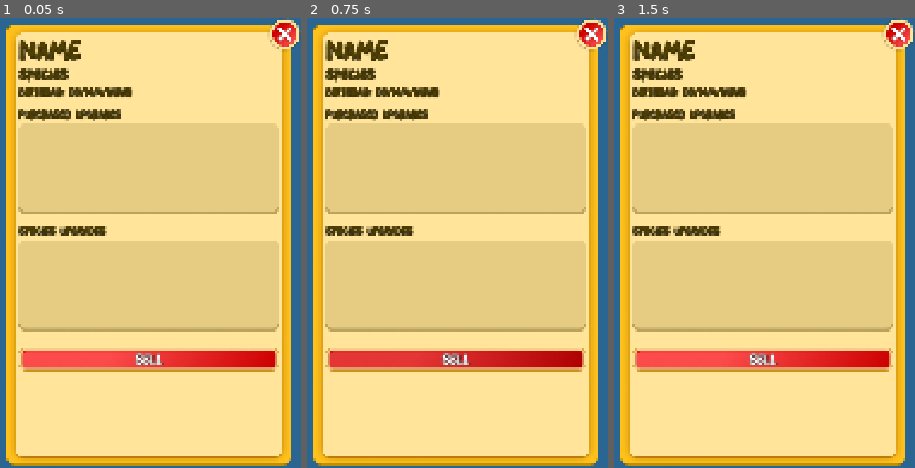
Above: before the commit, frames 1-3 (left to right).
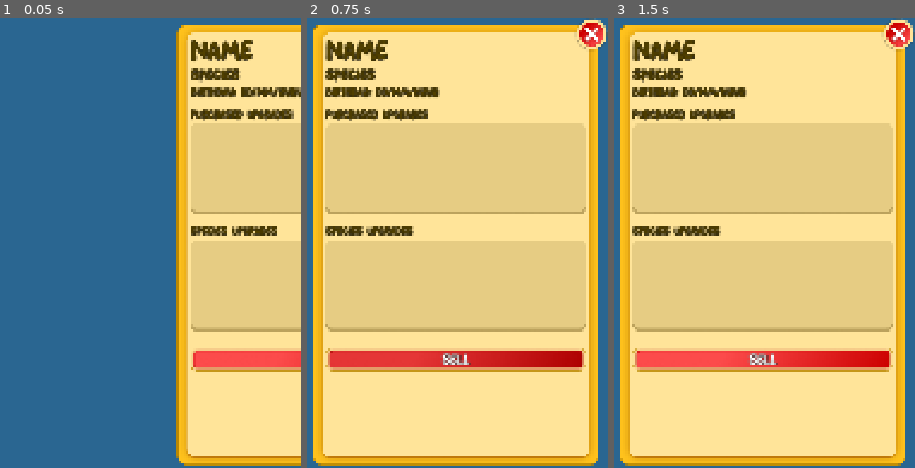
Above: after the commit, the same moments.

Repository: AyyBee123/Fish-Incremental-Game
Game: Godot game, scene res://Scenes/UI/fish_info.tscn
Same seed, same stepped clock (60 frames per second), same inputs: the game is played once before the commit and once after it. This scene is started directly instead of the project's main scene.
Inputs (mouse positions are in pixels of both pictures, inside the frame that each line leads up to):
- Up to frame 1 (0.05 s): no input
- Up to frame 2 (0.75 s): click "Sell" at 0.5 s
- Up to frame 3 (1.5 s): tap Enter at 1.25 s; move the mouse to (692, 220) at 1.27 s; press the mouse at (692, 220) at 1.28 s

The runs differ from the first frame. In frame 1, 70% of the frame differs, in the area x 1-100%, y 0-100%; in frame 2, nothing differs; in frame 3, nothing differs.

Commit message:
added animation to fish info UI

Diff:
--- a/Scenes/UI/fish_info.tscn
+++ b/Scenes/UI/fish_info.tscn
@@ -14,11 +14,80 @@
 [ext_resource type="Texture2D" uid="uid://c5mjiqvhfjqjq" path="res://Assets/UI/Sell Button Hover.png" id="7_7ko2i"]
 [ext_resource type="BitMap" uid="uid://08f7pth3hsfl" path="res://Assets/UI/Masks/Sell Button_click_mask.res" id="8_ao17w"]
 
+[sub_resource type="Animation" id="Animation_5thxd"]
+length = 0.001
+tracks/0/type = "value"
+tracks/0/imported = false
+tracks/0/enabled = true
+tracks/0/path = NodePath(".:position")
+tracks/0/interp = 1
+tracks/0/loop_wrap = true
+tracks/0/keys = {
+"times": PackedFloat32Array(0),
+"transitions": PackedFloat32Array(1),
+"update": 0,
+"values": [Vector2(0, 0)]
+}
+
+[sub_resource type="Animation" id="Animation_ao17w"]
+resource_name = "close"
+length = 0.19999999999999998
+tracks/0/type = "value"
+tracks/0/imported = false
+tracks/0/enabled = true
+tracks/0/path = NodePath(".:position")
+tracks/0/interp = 1
+tracks/0/loop_wrap = true
+tracks/0/keys = {
+"times": PackedFloat32Array(0, 0.2),
+"transitions": PackedFloat32Array(0.5, 1),
+"update": 0,
+"values": [Vector2(0, 0), Vector2(732, 0)]
+}
+tracks/1/type = "method"
+tracks/1/imported = false
+tracks/1/enabled = true
+tracks/1/path = NodePath(".")
+tracks/1/interp = 1
+tracks/1/loop_wrap = true
+tracks/1/keys = {
+"times": PackedFloat32Array(0.2),
+"transitions": PackedFloat32Array(1),
+"values": [{
+"args": [],
+"method": &"queue_free"
+}]
+}
+
+[sub_resource type="Animation" id="Animation_7ko2i"]
+resource_name = "open"
+length = 0.19999999999999998
+tracks/0/type = "value"
+tracks/0/imported = false
+tracks/0/enabled = true
+tracks/0/path = NodePath(".:position")
+tracks/0/interp = 1
+tracks/0/loop_wrap = true
+tracks/0/keys = {
+"times": PackedFloat32Array(0, 0.2),
+"transitions": PackedFloat32Array(0.5, 1),
+"update": 0,
+"values": [Vector2(732, 0), Vector2(0, 0)]
+}
+
+[sub_resource type="AnimationLibrary" id="AnimationLibrary_ao17w"]
+_data = {
+&"RESET": SubResource("Animation_5thxd"),
+&"close": SubResource("Animation_ao17w"),
+&"open": SubResource("Animation_7ko2i")
+}
+
 [node name="Fish Info" type="Control" unique_id=1880718435]
 layout_mode = 3
 anchors_preset = 15
 anchor_right = 1.0
 anchor_bottom = 1.0
+offset_right = 0.0017089844
 grow_horizontal = 2
 grow_vertical = 2
 mouse_filter = 2
@@ -266,5 +335,10 @@
 texture_hover = ExtResource("4_5wpab")
 texture_click_mask = ExtResource("5_ejxkt")
 
+[node name="AnimationPlayer" type="AnimationPlayer" parent="." unique_id=1068172203]
+unique_name_in_owner = true
+libraries/ = SubResource("AnimationLibrary_ao17w")
+autoplay = &"open"
+
 [connection signal="pressed" from="TextureRect/MarginContainer/VBoxContainer/SellButton" to="." method="_on_sell_button_pressed"]
 [connection signal="pressed" from="CloseButton" to="." method="_on_close_button_pressed"]
--- a/Scripts/Aquarium/aquarium.gd
+++ b/Scripts/Aquarium/aquarium.gd
@@ -111,6 +111,8 @@
 
 func deselect_fish() -> void:
 	indicator.hide()
+	if fish_info:
+		fish_info._on_close_button_pressed()
 	selected_fish = null
 
 
--- a/Scripts/UI/fish_info.gd
+++ b/Scripts/UI/fish_info.gd
@@ -3,11 +3,6 @@
 
 @onready var purchased_container: HBoxContainer = %PurchasedContainer
 @onready var species_container: HBoxContainer = %SpeciesContainer
-
-
-func _process(_delta: float) -> void:
-	if get_tree().current_scene is Aquarium and get_tree().current_scene.selected_fish == null:
-		queue_free()
 
 
 func display_info(fish: Fish) -> void:
@@ -72,14 +67,10 @@
 
 
 func _on_close_button_pressed() -> void:
-	get_tree().current_scene.deselect_fish()
-	queue_free()
+	%AnimationPlayer.play("close")
+	AudioManager.popup_reversed_high_pitch.play()
 
 
 func _on_sell_button_pressed() -> void:
 	if get_tree().current_scene is Aquarium:
 		get_tree().current_scene.sell_fish()
-
-
-func _exit_tree() -> void:
-	AudioManager.popup_reversed_high_pitch.play()
